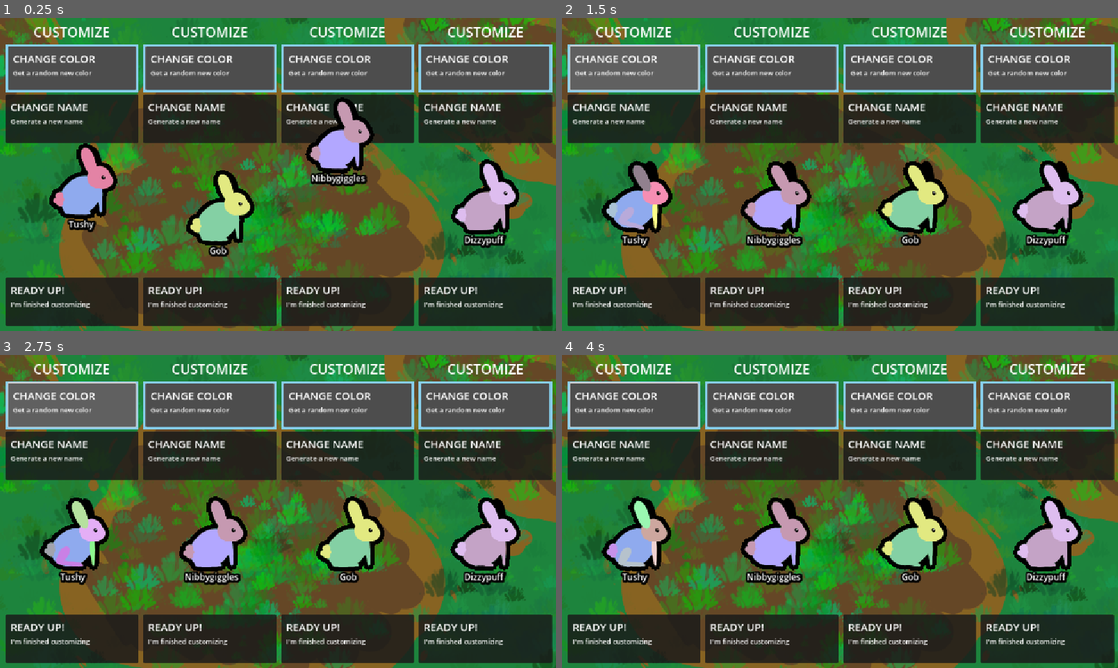
Above: before the commit, frames 1-4 (two rows, left to right).
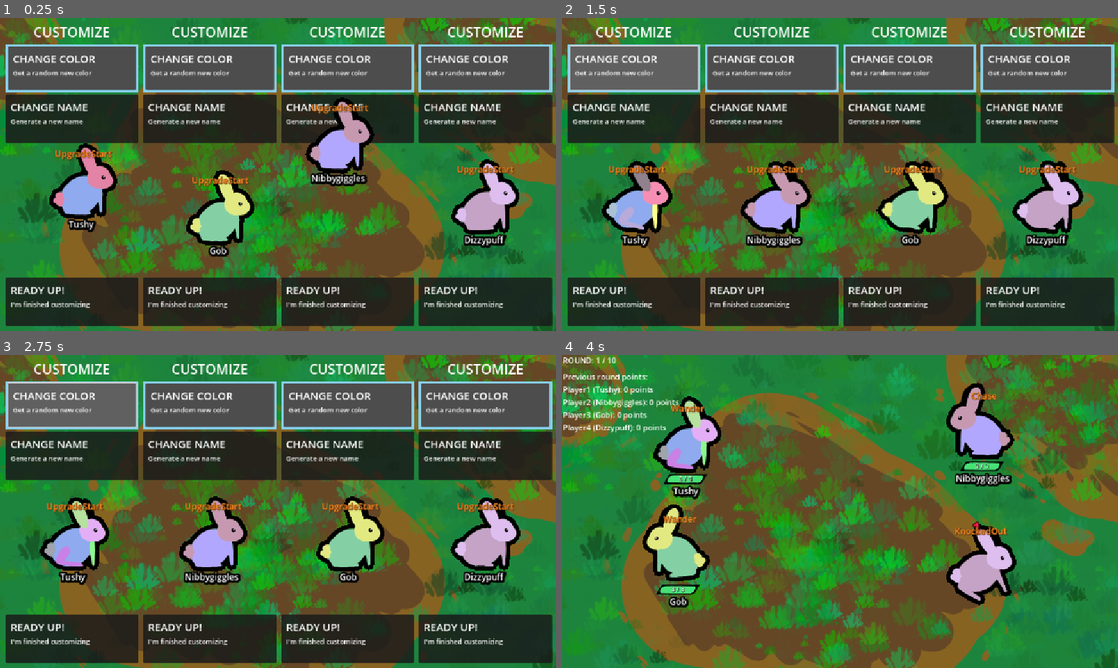
Above: after the commit, the same moments.

Repository: Galitie/tm2
Game: Godot game, scene res://test_scene.tscn
The game is run twice, just before and just after one commit, with the same random seed, the same clock (stepped at 60 frames per second) and the same inputs. Sound files missing from this copy of the repository are replaced by a short silence.
Inputs (mouse positions are in pixels of both pictures, inside the frame that each line leads up to):
- Up to frame 1 (0.25 s): no input
- Up to frame 2 (1.5 s): click (634, 68) at 0.52 s; click (634, 68) at 1.27 s
- Up to frame 3 (2.75 s): click (72, 405) at 2.02 s
- Up to frame 4 (4 s): tap Enter (ui_accept) at 2.75, 3.02, 3.77 s; move the mouse to (962, 495) at 2.77 s; click (962, 495) at 2.92 s; move the mouse to (728, 527) at 3.52 s; click (728, 527) at 3.67 s

The runs differ from the first frame. In frame 1, 0.8% of the frame differs, in the area x 10-93%, y 27-54%; in frame 2, 0.7%; in frame 3, 0.7%; in frame 4, 59%, in the area x 0-100%, y 0-99%.

Commit message:
Fiddled with chase and the effect tween times

Diff:
--- a/StateMachine/chase.gd
+++ b/StateMachine/chase.gd
@@ -4,14 +4,14 @@
 var monster: CharacterBody2D
 var target_mon: CharacterBody2D
 var chase_time: float
-var move_speed_adjust: int = 10
+var move_speed_adjust: int = 15
 
 var avoidance_radius: float = 96.0
-var avoidance_strength: float = 2.0
+var avoidance_strength: float = 4.0
 var max_accel: float = 5000.0
 
 # --- Side-chase settings ---
-var side_offset: float = 72.0     # how far to the side of the target to aim
+var side_offset: float = 50     # how far to the side of the target to aim
 var side_sign: int = 1            # +1 = target's right, -1 = target's left
 var lead_time: float = 0.15       # small predictive lead, optional
 
@@ -49,7 +49,7 @@
 		var to_goal = side_goal - monster.global_position
 		var dist = to_goal.length()
 		chase_time -= delta
-		if dist > (target_mon.body_collision.shape.radius * 1.25) and target_mon.current_hp > 0.0 and chase_time > 0.0:
+		if dist > (target_mon.body_collision.shape.radius * 1.15) and target_mon.current_hp > 0.0 and chase_time > 0.0:
 			var desired_dir = Vector2()
 			if dist > 0.0:
 				desired_dir = to_goal.normalized()
--- a/monster.gd
+++ b/monster.gd
@@ -146,7 +146,7 @@
 				"basiccharge":
 					crit = take_damage_from(attacker)
 			if thorns:
-				thorn_effect()
+				#thorn_effect()
 				attacker.attacked = true
 				attacker.take_damage_from(self, true, 1)
 				attacker.state_machine.transition_state("hurt")
@@ -207,7 +207,7 @@
 func thorn_effect() -> void:
 	play_generic_sound("uid://can2y656sbycd", -5.0)
 	root.modulate = Color("6bff7d")
-	get_tree().create_tween().tween_property(root, "modulate", Color.WHITE, 0.6).set_delay(0.3)
+	get_tree().create_tween().tween_property(root, "modulate", Color.WHITE, 1).set_delay(0.3)
 
 
 func hit_effect(crit: bool = false) -> void:
@@ -216,7 +216,7 @@
 	else:
 		play_generic_sound("uid://djhtlpq02uk4n", -5.0)
 	root.modulate = Color("ff0e1b")
-	get_tree().create_tween().tween_property(root, "modulate", Color.WHITE, 0.3).set_trans(Tween.TRANS_BOUNCE)
+	get_tree().create_tween().tween_property(root, "modulate", Color.WHITE, 1).set_trans(Tween.TRANS_BOUNCE)
 
 
 func send_flying(attacker: Node) -> void:
--- a/test_scene.tscn
+++ b/test_scene.tscn
@@ -26,7 +26,6 @@
 
 [node name="Game" type="Node2D"]
 script = ExtResource("1_fnpeg")
-debug_mode = false
 override_sudden_death_time = 60.0
 
 [node name="Background" type="Sprite2D" parent="."]
Not shown, changed: Todo.txt
